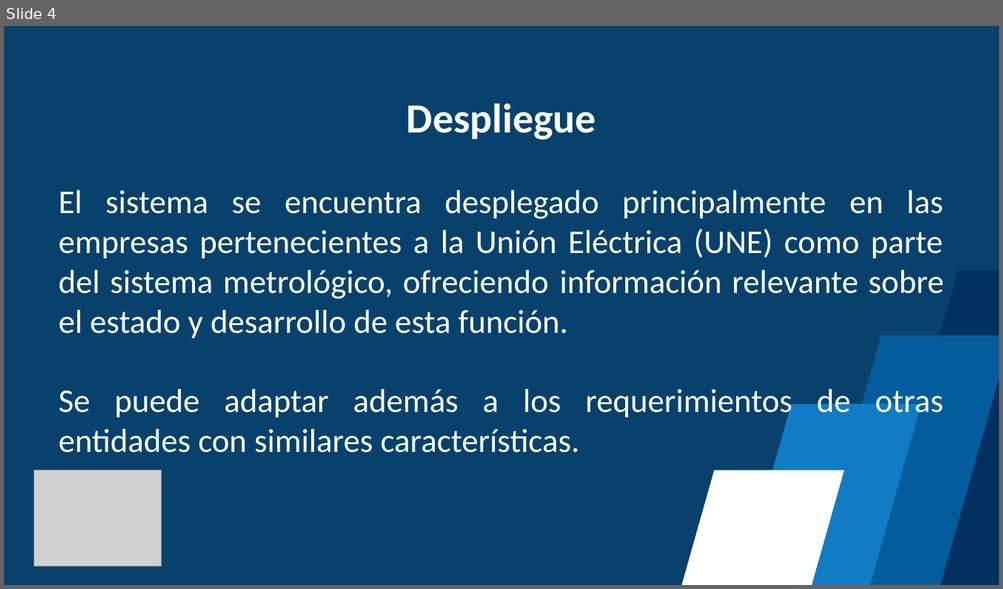
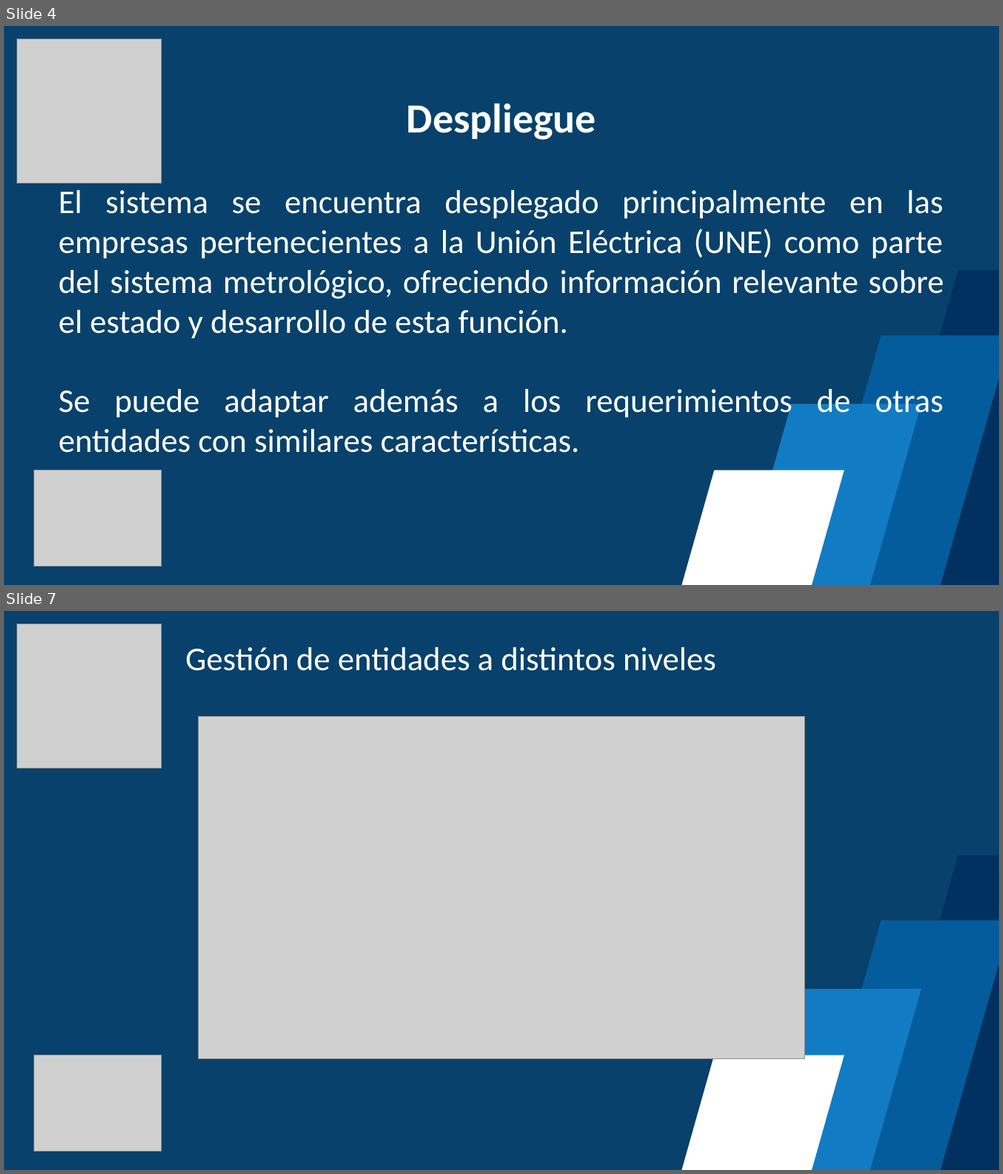
Before and after one commit to AtiFeriaHabana/AtiFeriaHabana-github.io, a slide deck: doc/Sigmet Feria Inf. 2024.ppsx. Shown one above the other, each under a label of ours: slide 4 before the commit, slides 4 and 7 after it; the slides between them are not shown. The pictures are 1003x589 and 1003x1174 pixels, drawn with LibreOffice and Linux fonts; fonts in the diff are those of the drawing; grey boxes stand for pictures. Boxes give left, top, right and bottom in pixels: in the first picture for what was removed or moved away, otherwise in the second. Text is boxed around its words. In the diff, an @@ line names an element or a change of style, - is before the commit and + after.

```diff
--- a/doc/Sigmet Feria Inf. 2024.ppsx
+++ b/doc/Sigmet Feria Inf. 2024.ppsx
@@ slide 7 added at box(4, 611, 999, 1170), background #08416B @@
@@ picture added at box(17, 624, 162, 769) @@
@@ text added at box(185, 647, 716, 671), 32 pt, text #FFFFFF @@
+Gestión de entidades a distintos niveles
@@ picture added at box(198, 717, 805, 1059) @@
@@ parallelogram added at box(869, 856, 999, 1170), fill #003160 @@
@@ parallelogram added at box(792, 920, 999, 1170), fill #055C9C @@
@@ parallelogram added at box(703, 989, 921, 1170), fill #117CC3 @@
@@ picture added at box(34, 1056, 162, 1152) @@
@@ parallelogram added at box(626, 1056, 844, 1170), fill #FFFFFF @@
@@ slide 4 changed as well @@
@@ picture added at box(17, 39, 162, 184) @@
```
Also in this commit, not shown: 4 other slides changed, 4 other slides added, 1 other file.
